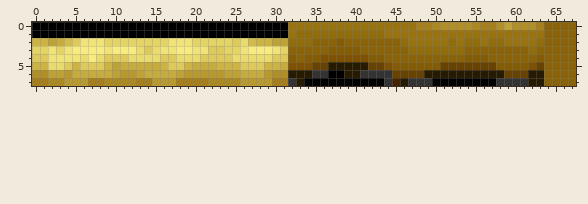
Edited in one commit: sprite sheet (public/Terrain/-Beach/grass.png). Above is the file before it was changed.
The file is 136x16 pixels, drawn in blocks of 2x2; one block is one cell here.
Now the later version:
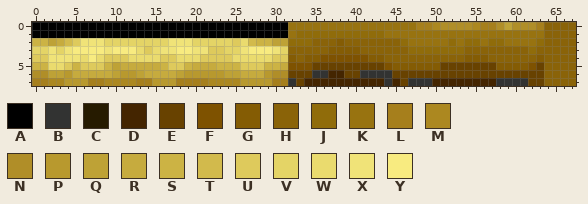
Palette (. is transparent): A #000000  B #323332  C #261b00  D #442500  E #684200  F #7e5200  G #845c04  H #8a6308  J #906c0a  K #987310  L #a67f1c  M #ac8820  N #b08e28  P #b8992e  Q #bea236  R #c6ab3e  S #ccb344  T #d2ba4c  U #deca5c  V #e4d466  W #eadb6e  X #f0e378  Y #f8eb80
The author wrote: Add 5 terrains with fixed grass textures + reorder
Difference:
@@ x 30..65 @@
 4 UUGHGGFFFFFFGGHHHHHHHHHHGGGHHHHHHGHH
-5 SRFFFEECCCCCEEFGGGGGGEEEEEEEGGGGFEHH
-6 NNCCCBBAACCBBBBEEEECCCCCCCCCCEEECCHH
-7 LLBCAAAAAAAAAABDCBBBAAAAAAAABBBBCCHH
+5 SRFFFEEEEEEEEEFGGGGGGEEEEEEEGGGGFEHH
+6 NNEEEBBDDEEBBBBEEEEEEEEEEEEEEEEEEEHH
+7 LLBEDDDDDDDDDDBDEBBBDDDDDDDDBBBBEEHH
